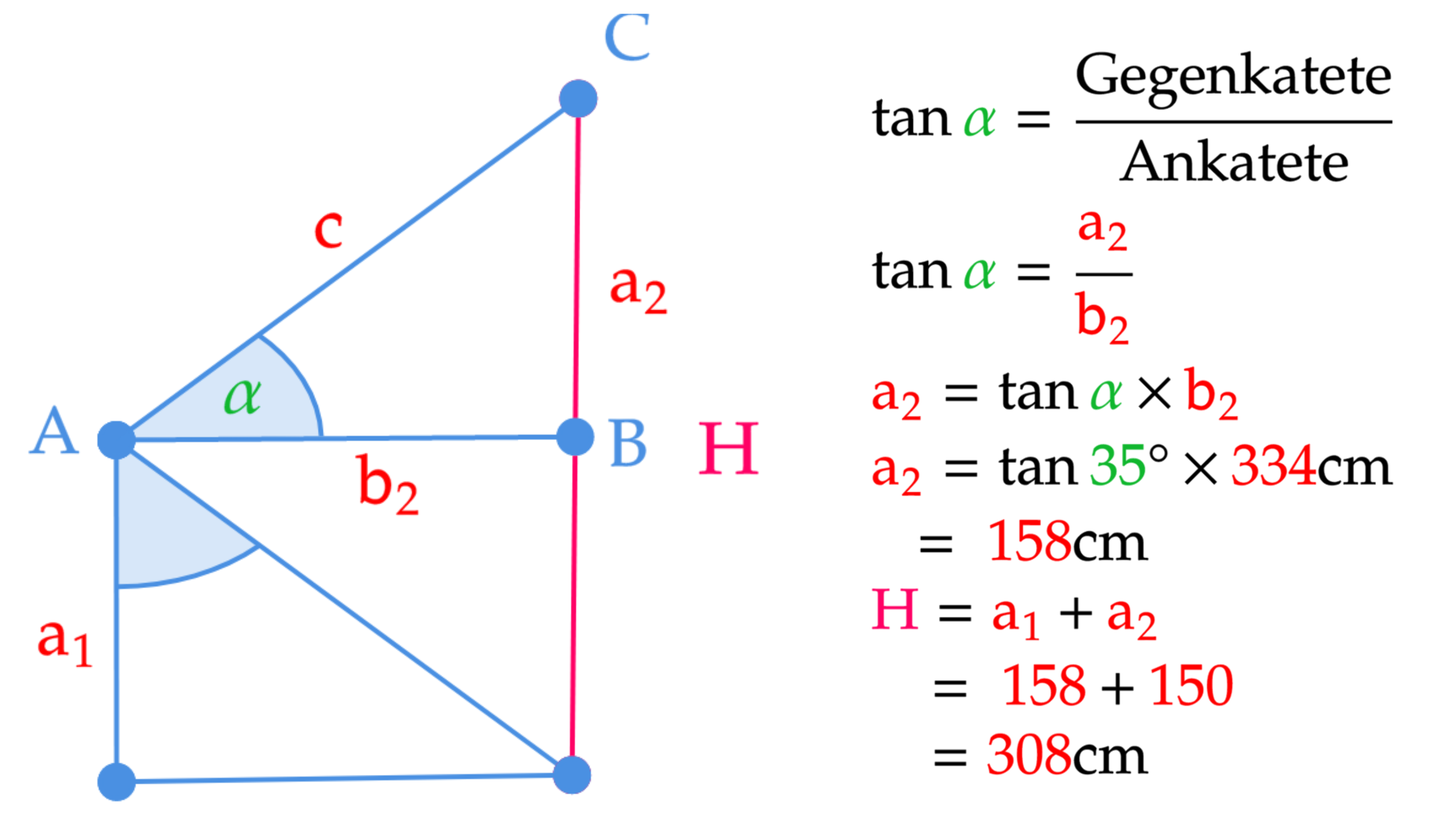
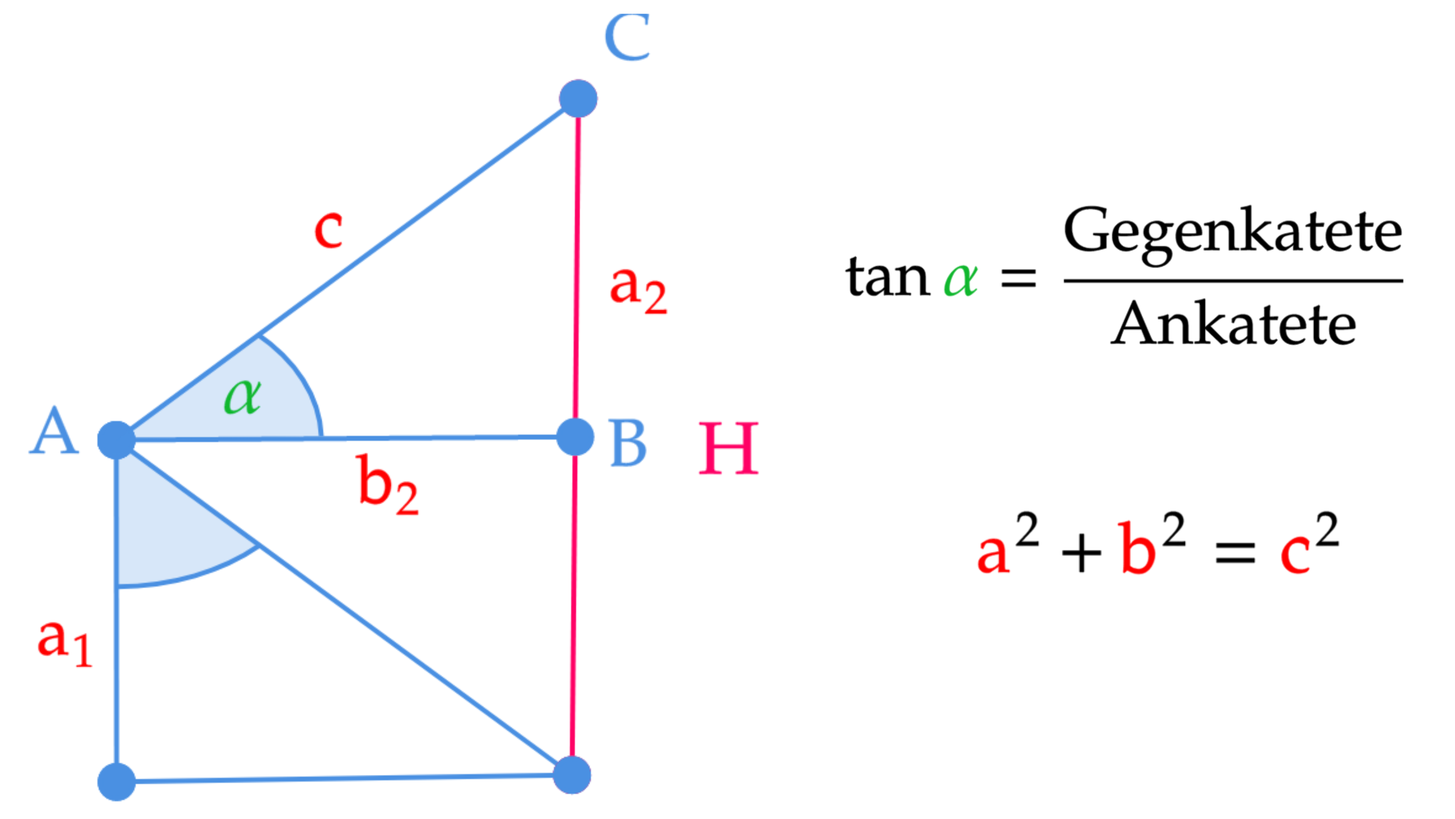
Layers edited between the first and the second 1455×819 image:
hid "Pasted Layer #2" over (871, 50, 1394, 776)
added layer "Pasted Layer #3" above "Pasted Layer" over (845, 203, 1404, 346)
showed "Pasted Layer", painted on it over (845, 203, 1404, 576)
